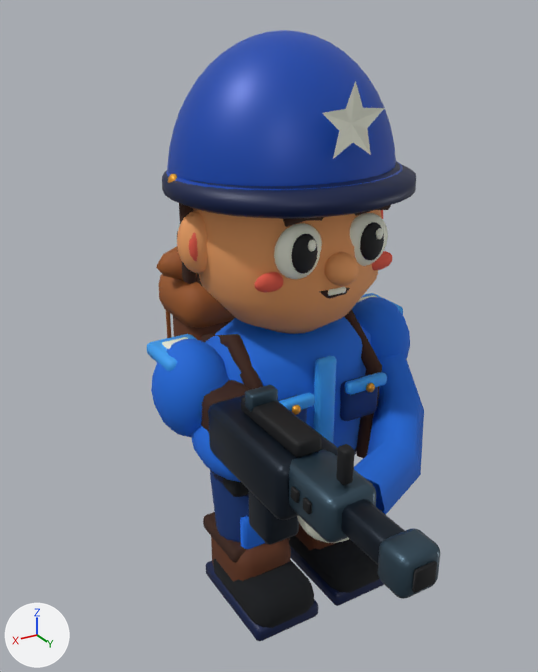
The glTF model assets/models/soldier/soldier.glb, before and after one commit.
Before and after are seen from a 50 mm camera at (0.917, 1.446, 1.449) aimed at (0.122, 0.121, 0.787). The axes (+X, +Y, +Z) are drawn at lower left. The lights are the same throughout. The picture after the commit comes second. Vertices at exactly the same position are counted once.

The scene before the commit, as lines of its bpy script (objects in view):
```python
me_sphere_018 = bpy.data.meshes.new('Sphere.018')
me_sphere_018.from_pydata(...)  # 1582 vertices, 3072 faces; spans x -0.362..0.362, y -0.085..0.779, z -0.244..0.097
me_sphere_018.materials.append(mat_vanguard_pbr_atlas)
me_tailored_jacket = bpy.data.meshes.new('Tailored jacket')
me_tailored_jacket.from_pydata(...)  # 1634 vertices, 3124 faces; spans x -0.34..0.34, y -0.382..0.22, z 0.34..0.938
me_tailored_jacket.materials.append(mat_vanguard_pbr_atlas)
me_trousers = bpy.data.meshes.new('Trousers')
me_trousers.from_pydata(...)  # 332 vertices, 640 faces; spans x -0.094..0.094, y -0.1..0.225, z -0.377..0.02
me_trousers.materials.append(mat_vanguard_pbr_atlas)
ob_arms = bpy.data.objects.new('Arms', me_sphere_018)
ob_arms.location = (0.0, 0.0, 0.67)
ob_body = bpy.data.objects.new('Body', me_tailored_jacket)
ob_body.location = (0.0, 0.0, 0.0)
ob_legl = bpy.data.objects.new('LegL', me_trousers)
ob_legl.location = (-0.12, 0.0, 0.38)
# also in view: 'Head' at (0.0, 0.008, 1.09); 'LegR' at (0.12, 0.062, 0.201)
```
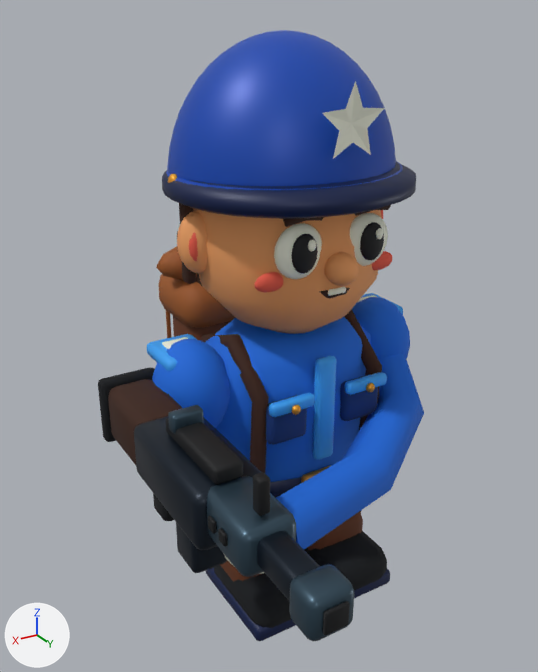
The change, as a list of edits to the scene's bpy script:
```text
Change me_sphere_018:
    used by ob_arms; location = (0.0, 0.0, 0.67)
    remove me_sphere_018.from_pydata(...)  # 1582 vertices, 3072 faces; spans x -0.362..0.362, y -0.085..0.779, z -0.244..0.097
    add me_sphere_018.from_pydata(...)  # 1582 vertices, 3072 faces; spans x -0.362..0.475, y -0.085..0.779, z -0.244..0.097
    me_sphere_018 part 1: the loose piece of 146 vertices spanning x 0.17..0.31, y 0.0..0.26, z -0.192..-0.048 is moved by (0.09, 0.0, 0.0)
    me_sphere_018 part 2: the loose piece of 146 vertices spanning x 0.108..0.252, y 0.39..0.53, z -0.18..-0.06 is moved by (0.17, 0.0, 0.0)
    me_sphere_018 part 3: the loose piece of 56 vertices spanning x 0.155..0.305, y 0.155..0.465, z -0.111..0.014 is moved by (0.17, 0.0, 0.0)
    me_sphere_018 part 4: the loose piece of 56 vertices spanning x 0.17..0.29, y -0.045..0.175, z -0.13..0.01 is moved by (0.17, 0.0, 0.0)
    me_sphere_018 part 5: the loose piece of 56 vertices spanning x 0.16..0.3, y -0.067..-0.032, z -0.14..0.02 is moved by (0.17, 0.0, 0.0)
    me_sphere_018 part 6: the loose piece of 56 vertices spanning x 0.175..0.285, y 0.425..0.595, z -0.08..0.015 is moved by (0.17, 0.0, 0.0)
    me_sphere_018 part 7: the loose piece of 56 vertices spanning x 0.201..0.259, y 0.57..0.72, z -0.059..-0.001 is moved by (0.17, 0.0, 0.0)
    me_sphere_018 part 8: the loose piece of 56 vertices spanning x 0.188..0.271, y 0.702..0.772, z -0.071..0.011 is moved by (0.17, 0.0, 0.0)
    me_sphere_018 part 9: the loose piece of 44 vertices spanning x 0.207..0.252, y 0.771..0.779, z -0.052..-0.008 is moved by (0.17, 0.0, 0.0)
    me_sphere_018 part 10: the loose piece of 56 vertices spanning x 0.189..0.271, y 0.275..0.365, z -0.244..-0.094 is moved by (0.17, 0.0, 0.0)
    me_sphere_018 part 11: the loose piece of 56 vertices spanning x 0.192..0.268, y 0.145..0.215, z -0.22..-0.08 is moved by (0.17, 0.0, 0.0)
    me_sphere_018 part 12: the loose piece of 56 vertices spanning x 0.2..0.26, y 0.23..0.45, z 0.015..0.05 is moved by (0.17, 0.0, 0.0)
    me_sphere_018 part 13: the loose piece of 56 vertices spanning x 0.218..0.241, y 0.548..0.572, z 0.022..0.092 is moved by (0.17, 0.0, 0.0)
    me_sphere_018 part 14: the loose piece of 56 vertices spanning x 0.197..0.263, y 0.255..0.285, z 0.036..0.076 is moved by (0.17, 0.0, 0.0)
    me_sphere_018 part 15: the loose piece of 56 vertices spanning x 0.284..0.292, y 0.479..0.501, z -0.04..-0.015 is moved by (0.17, 0.0, 0.0)
    me_sphere_018 part 16: the loose piece of 56 vertices spanning x 0.284..0.292, y 0.519..0.541, z -0.04..-0.015 is moved by (0.17, 0.0, 0.0)
    me_sphere_018 part 17: 18 of 1582 vertices moved; they spanned x -0.286..0.129, y 0.144..0.496, z -0.23..-0.081 and now span x -0.282..0.318, y 0.141..0.499, z -0.232..-0.079; mean shift (0.093, 0.0, 0.0); largest move (0.071, 0.496, -0.151) -> (0.282, 0.499, -0.156)
    me_sphere_018 part 18: 12 kept faces spanning x -0.028..0.318, y 0.285..0.499, z -0.232..-0.079 get new texture (UV) coordinates
    other edits to the shape of me_sphere_018 do not show in these pictures
```

Pixel boxes (x1, y1, x2, y2) of what changed, in the pictures (538 x 672 px; the box of a moved part takes in the faces that stretch with it):
'Arms', reshaped (13% wider, 14% taller): before (151, 297, 440, 599); after (98, 297, 424, 641)
part 1 of me_sphere_018, moved or reshaped (not visible afterwards): before (191, 425, 240, 482)
part 2 of me_sphere_018, moved or reshaped (mostly hidden): before (297, 516, 349, 543); after (223, 553, 264, 574)
part 3 of me_sphere_018, moved or reshaped: before (208, 395, 338, 520); after (134, 416, 261, 550)
part 4 of me_sphere_018, moved or reshaped: before (201, 380, 251, 432); after (108, 379, 182, 465)
part 5 of me_sphere_018, moved or reshaped (not visible before): after (98, 367, 155, 442)
part 6 of me_sphere_018, moved or reshaped: before (289, 450, 376, 542); after (207, 475, 296, 577)
part 7 of me_sphere_018, moved or reshaped: before (341, 499, 405, 565); after (257, 531, 320, 601)
part 8 of me_sphere_018, moved or reshaped: before (377, 528, 440, 599); after (289, 564, 354, 641)
part 9 of me_sphere_018, moved or reshaped: before (412, 561, 437, 593); after (323, 601, 350, 635)
part 10 of me_sphere_018, moved or reshaped: before (249, 491, 299, 545); after (176, 523, 228, 573)
part 11 of me_sphere_018, moved or reshaped: before (223, 478, 249, 497); after (153, 493, 174, 521)
part 12 of me_sphere_018, moved or reshaped: before (241, 396, 321, 457); after (166, 418, 243, 484)
part 13 of me_sphere_018, moved or reshaped: before (336, 444, 354, 485); after (253, 472, 270, 516)
part 14 of me_sphere_018, moved or reshaped: before (245, 385, 278, 412); after (168, 405, 204, 434)
part 15 of me_sphere_018, moved or reshaped: before (291, 486, 300, 503); after (208, 516, 217, 533)
part 16 of me_sphere_018, moved or reshaped: before (303, 497, 312, 514); after (218, 528, 227, 546)
part 17 of me_sphere_018, moved or reshaped: before (367, 352, 424, 475); after (342, 352, 424, 488)
part 18 of me_sphere_018, surface changed: before (354, 441, 420, 515); after (276, 450, 391, 549)
'LegR', unchanged, covered by the edit: before (203, 471, 318, 641); after (206, 561, 296, 641)
